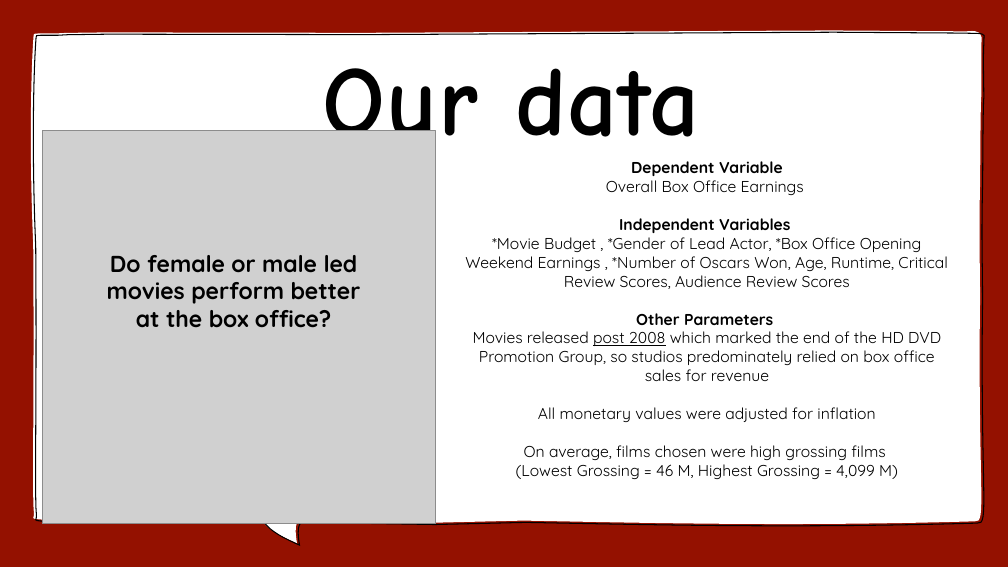
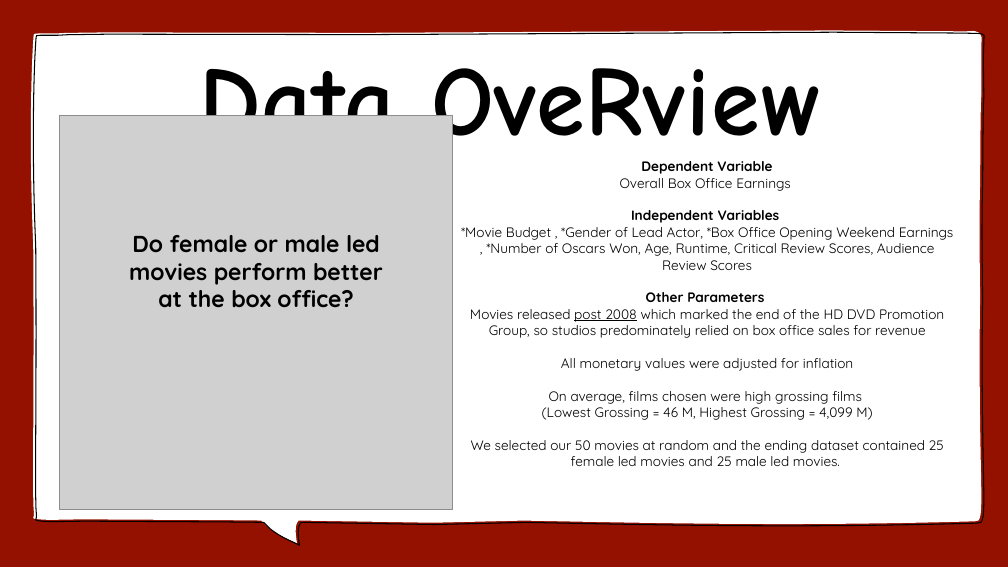
Before and after one commit to joegaff/PortfolioProjects, a slide deck: slide 2 of Box Office/Box Office Regression.pptx. Drawn at 1008x567 pixels with LibreOffice and Linux fonts; fonts in the diff are those of the drawing; grey boxes stand for pictures. Boxes give left, top, right and bottom in pixels: in the first picture for what was removed or moved away, otherwise in the second. Text is boxed around its words. In the diff, an @@ line names an element or a change of style, - is before the commit and + after.

```diff
--- a/Box Office/Box Office Regression.pptx
+++ b/Box Office/Box Office Regression.pptx
@@ title at [200, 50, 822, 166]: text changed @@
-Our data
+Data OveRview
@@ picture: place and size @@
-picture at [42, 130, 436, 523]
+picture at [60, 116, 453, 509]
@@ text at [461, 161, 954, 420]: size 15 to 13 pt in "Dependent Variable", "Overall Box Office Earnings", "Independent Variables", "*Movie Budget , *Gender of Lead Actor, ..." and 5 more places @@
@@ text "Do female or male led ...": place and size @@
-text "Do female or male led ..." at [107, 255, 361, 328]
+text "Do female or male led ..." at [129, 235, 383, 308]
@@ text at [471, 440, 944, 466]: paragraph added @@
+We selected our 50 movies at random and the ending dataset contained 25 female led movies and 25 male led movies.
```
Also in this commit, not shown: 12 other slides changed.
